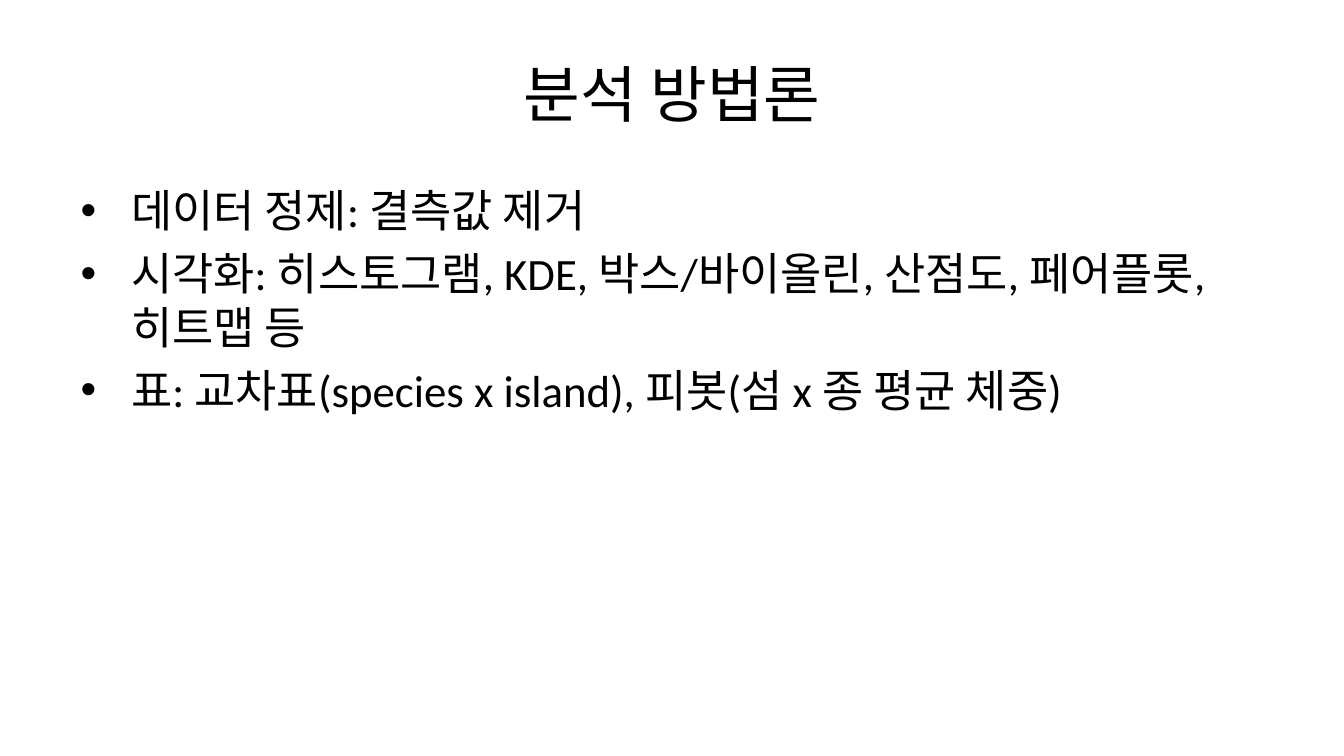
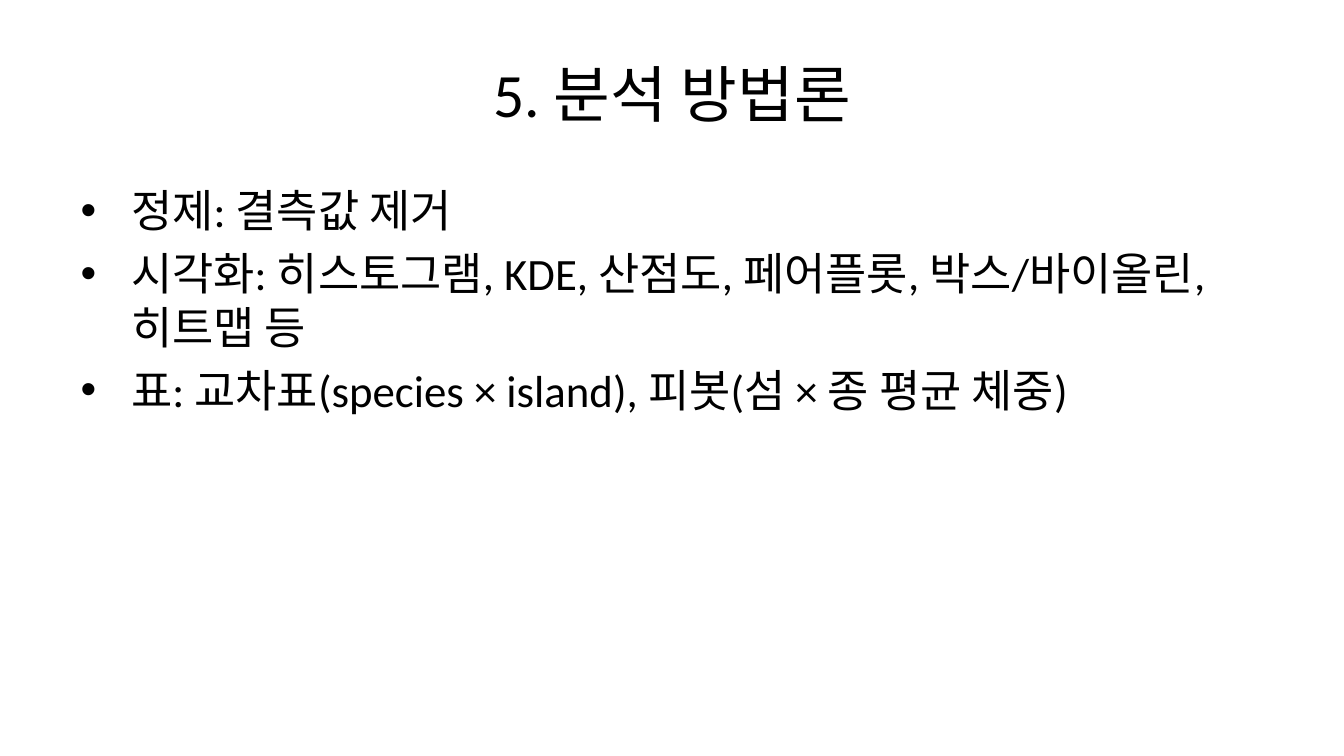
Before and after one commit to urbanrube/ICB_slide, a slide deck: slide 6 of output/slides.pptx. Drawn at 1344x756 pixels with LibreOffice and Linux fonts; fonts in the diff are those of the drawing. Boxes give left, top, right and bottom in pixels: in the first picture for what was removed or moved away, otherwise in the second. Text is boxed around its words. In the diff, an @@ line names an element or a change of style, - is before the commit and + after.

```diff
--- a/output/slides.pptx
+++ b/output/slides.pptx
@@ title at (493, 66, 851, 122): text changed @@
-분석 방법론
+5. 분석 방법론
@@ text at (131, 190, 1205, 415): text changed @@
-• 데이터 정제: 결측값 제거
-• 시각화: 히스토그램, KDE, 박스/바이올린, 산점도, 페어플롯, 히트맵 등
-• 표: 교차표(species x island), 피봇(섬 x 종 평균 체중)
+• 정제: 결측값 제거
+• 시각화: 히스토그램, KDE, 산점도, 페어플롯, 박스/바이올린, 히트맵 등
+• 표: 교차표(species × island), 피봇(섬 × 종 평균 체중)
```
Also in this commit, not shown: 22 other slides changed, 3 slides added.
